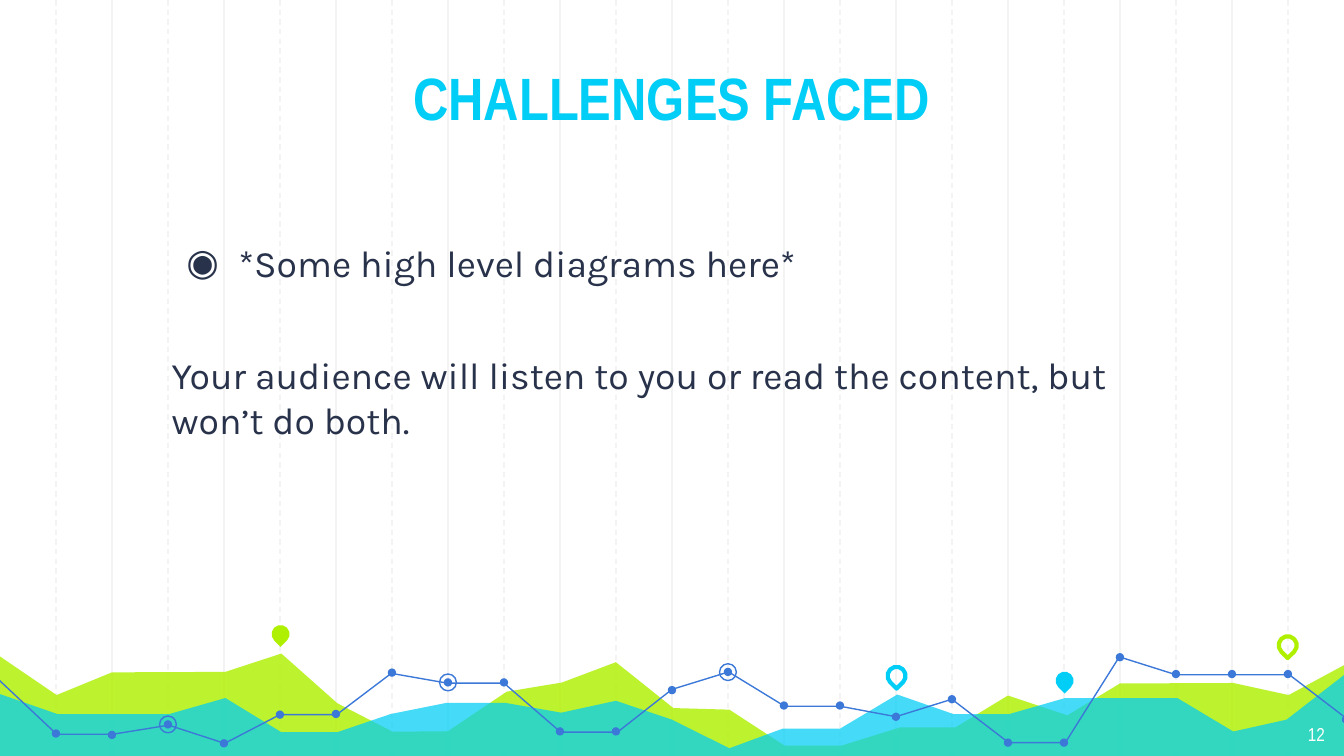
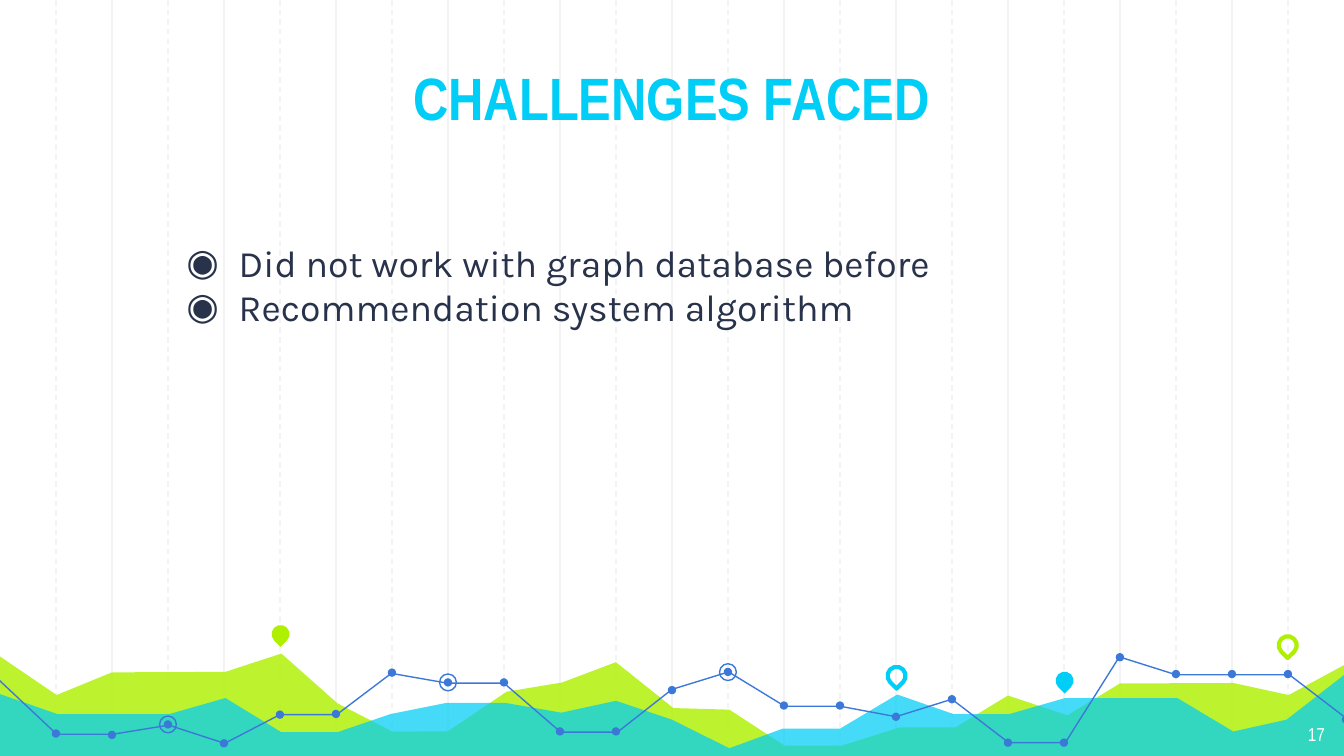
Before and after one commit to Andyayk/app, a slide deck: slide 17 of Graph Based Search.pptx (slide 12 before the commit). Drawn at 1344x756 pixels with LibreOffice and Linux fonts; fonts in the diff are those of the drawing. Boxes give left, top, right and bottom in pixels: in the first picture for what was removed or moved away, otherwise in the second. Text is boxed around its words. In the diff, an @@ line names an element or a change of style, - is before the commit and + after.

```diff
--- a/Graph Based Search.pptx
+++ b/Graph Based Search.pptx
@@ text at (239,251,929,330): text changed @@
-◉ *Some high level diagrams here*
-Your audience will listen to you or read the content, but won’t do both.
+◉ Did not work with graph database before
+◉ Recommendation system algorithm
@@ page number at (1308,728,1325,741): text changed @@
-12
+17
```
Also in this commit, not shown: 7 other slides changed, 6 slides added, 2 slides removed.
